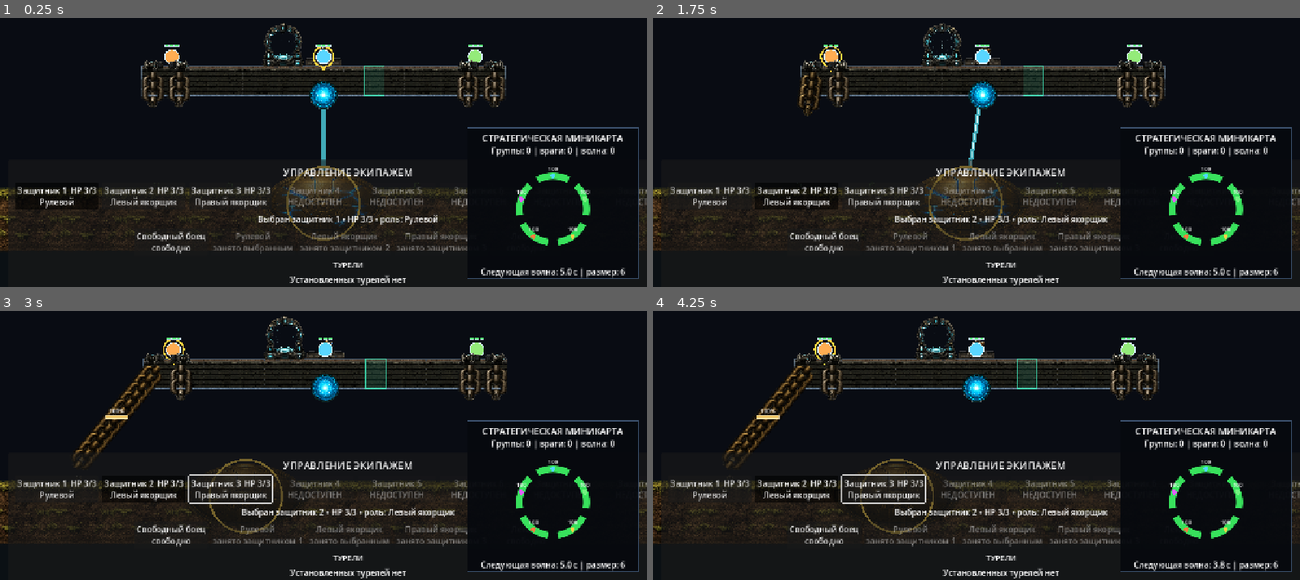
Above: before the commit, frames 1-4 (two rows, left to right).
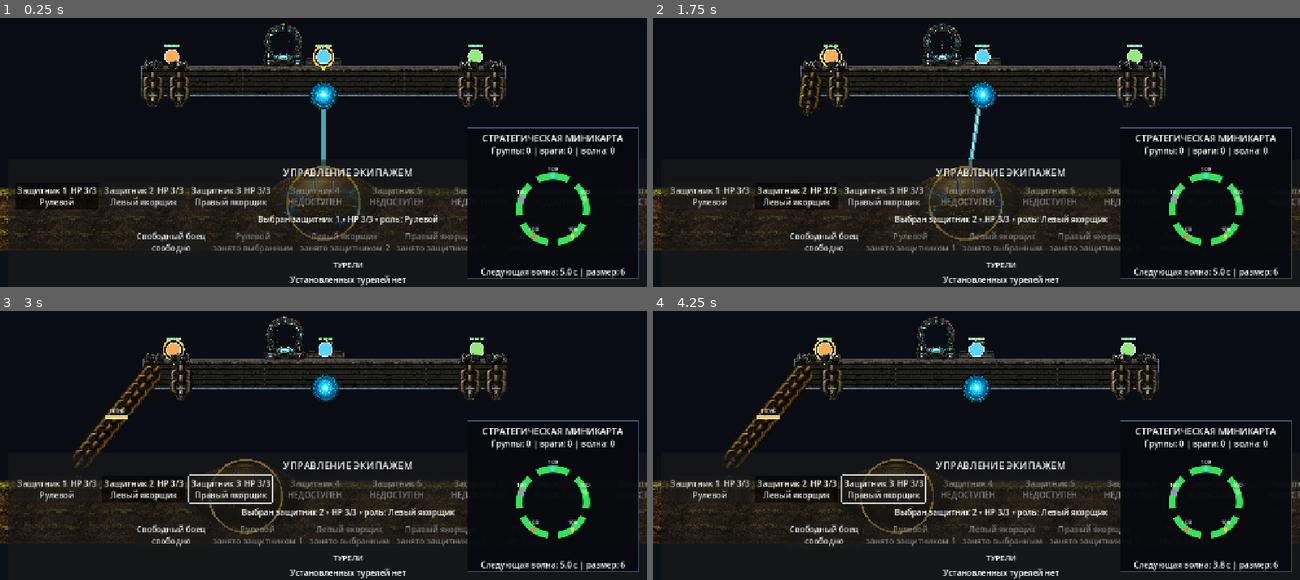
Above: after the commit, the same moments.

Repository: bageus/GloryProtect
Game: Godot game, scene res://scenes/game/game_root_with_flyers.tscn
Two runs of this game, one before a commit and one after it. Both use one fixed random seed, a clock stepped at 60 frames per second and the inputs below.
Inputs (mouse positions are in pixels of both pictures, inside the frame that each line leads up to):
- Up to frame 1 (0.25 s): no input
- Up to frame 2 (1.75 s): click "Защитник 1 HP 3/3 Рулевой" at 0.5 s; tap Enter (ui_accept) at 1.25, 1.52 s; move the mouse to (1118, 87) at 1.27 s; hold Right (ui_right) from 1.28 s (still down); tap 1 at 1.35 s; click (1118, 87) at 1.42 s
- Up to frame 3 (3 s): release Right (ui_right) at 2 s; drag from (194, 415) to (291, 469) at 2.02 s; move the mouse to (388, 319) at 2.77 s; hold Right (ui_right) from 2.78 s (still down); tap 3 at 2.85 s
- Up to frame 4 (4.25 s): release Right (ui_right) at 3.5 s; drag from (944, 469) to (782, 343) at 3.52 s

The runs differ from the first frame. In frame 1, 0.1% of the frame differs, in the area x 56-60%, y 17-30%; in frame 2, 0.1%; in frame 3, 0.2%; in frame 4, 0.2%.
Error after the commit: Parse Error: Could not resolve class "TurretVisualController", because of a parser error. (res://scripts/buildables/buildable_grid_visual.gd:43)

Commit message:
Use turret post asset with cropped alpha bounds

Diff:
--- a/scripts/turrets/turret_visual_controller.gd
+++ b/scripts/turrets/turret_visual_controller.gd
@@ -1,5 +1,13 @@
 class_name TurretVisualController
 extends Node2D
+
+const TURRET_POST_TEXTURE: Texture2D = preload(
+	"res://visual/objects/asset_object_turret_post.png"
+)
+const ALPHA_CROP_THRESHOLD: float = 0.08
+
+@export_range(0.05, 0.5, 0.01) var turret_asset_scale: float = 0.24
+@export var turret_surface_offset: Vector2 = Vector2.ZERO
 
 var _visuals: Dictionary[int, TurretVisualRuntime] = {}
 var _platform: PlatformController
@@ -9,6 +17,7 @@
 var _enemies: BoardingEnemyRegistry
 var _balance: BuildableBalance
 var _configured: bool = false
+var _turret_source_rect: Rect2
 
 
 func configure(
@@ -31,6 +40,7 @@
 func _ready() -> void:
 	assert(_configured, "TurretVisualController must be configured")
 	assert(_balance != null, "TurretVisualController requires BuildableBalance")
+	_turret_source_rect = _get_alpha_bounds(TURRET_POST_TEXTURE)
 	_turrets.turret_registered.connect(_on_turret_registered)
 	_turrets.turret_removed.connect(_on_turret_removed)
 	_turrets.shot_started.connect(_on_shot_started)
@@ -138,39 +148,21 @@
 	var alpha: float = _balance.turret_inactive_alpha
 	if operational:
 		alpha = 1.0
-	var width: float = _balance.turret_width
-	var height: float = _balance.turret_height
-	var bottom_y: float = pivot.y + height * 0.58
-	var base_rect := Rect2(
-		Vector2(pivot.x - width * 0.5, bottom_y - 12.0),
-		Vector2(width, 12.0)
-	)
-	draw_rect(base_rect, _with_alpha(Color(0.25, 0.31, 0.42), alpha), true)
-	draw_rect(
-		base_rect,
-		_with_alpha(Color(0.68, 0.82, 0.96), alpha),
-		false,
-		2.0
-	)
-	draw_line(
-		Vector2(pivot.x, base_rect.position.y),
-		pivot,
-		_with_alpha(Color(0.52, 0.65, 0.78), alpha),
-		8.0
-	)
-	draw_circle(
-		pivot,
-		width * 0.28,
-		_with_alpha(Color(0.22, 0.48, 0.67), alpha)
-	)
-	draw_arc(
-		pivot,
-		width * 0.28,
-		0.0,
-		TAU,
-		24,
-		_with_alpha(Color(0.76, 0.93, 1.0), alpha),
-		2.0
+
+	var asset_size: Vector2 = _turret_source_rect.size * turret_asset_scale
+	var bottom_center := Vector2(
+		pivot.x + turret_surface_offset.x,
+		_balance.turret_bottom_y + turret_surface_offset.y
+	)
+	var asset_rect := Rect2(
+		bottom_center - Vector2(asset_size.x * 0.5, asset_size.y),
+		asset_size
+	)
+	draw_texture_rect_region(
+		TURRET_POST_TEXTURE,
+		asset_rect,
+		_turret_source_rect,
+		Color(1.0, 1.0, 1.0, alpha)
 	)
 
 	var aim_direction: Vector2 = _get_aim_direction(pivot, runtime)
@@ -180,12 +172,6 @@
 		_balance.turret_barrel_length - recoil
 	)
 	var muzzle: Vector2 = pivot + aim_direction * barrel_length
-	draw_line(
-		pivot,
-		muzzle,
-		_with_alpha(Color(0.62, 0.82, 0.94), alpha),
-		7.0
-	)
 
 	if firing:
 		_draw_charge(buildable_id, pivot, muzzle)
@@ -195,16 +181,17 @@
 	var indicator_color := Color(0.25, 0.95, 0.75, alpha)
 	if not operational:
 		indicator_color = Color(1.0, 0.35, 0.25, alpha)
-	draw_circle(pivot + Vector2(0.0, width * 0.4), 3.5, indicator_color)
+	draw_circle(
+		asset_rect.position + Vector2(asset_rect.size.x * 0.5, 8.0),
+		3.5,
+		indicator_color
+	)
 
 	if selected:
-		draw_arc(
-			pivot,
-			width * 0.44,
-			0.0,
-			TAU,
-			32,
+		draw_rect(
+			asset_rect.grow(4.0),
 			Color(1.0, 0.84, 0.3),
+			false,
 			3.0
 		)
 
@@ -319,10 +306,6 @@
 		0.0,
 		1.0
 	)
-
-
-func _with_alpha(color: Color, alpha: float) -> Color:
-	return Color(color.r, color.g, color.b, color.a * alpha)
 
 
 func _update_target_position(runtime: TurretVisualRuntime) -> void:
@@ -401,3 +384,35 @@
 
 func _on_selected_turret_changed(_buildable_id: int) -> void:
 	queue_redraw()
+
+
+func _get_alpha_bounds(texture: Texture2D) -> Rect2:
+	var image: Image = texture.get_image()
+	if image == null or image.is_empty():
+		return Rect2(Vector2.ZERO, texture.get_size())
+
+	var width: int = image.get_width()
+	var height: int = image.get_height()
+	var min_x: int = width
+	var min_y: int = height
+	var max_x: int = -1
+	var max_y: int = -1
+
+	for y: int in range(height):
+		for x: int in range(width):
+			if image.get_pixel(x, y).a <= ALPHA_CROP_THRESHOLD:
+				continue
+			min_x = mini(min_x, x)
+			min_y = mini(min_y, y)
+			max_x = maxi(max_x, x)
+			max_y = maxi(max_y, y)
+
+	if max_x < min_x or max_y < min_y:
+		return Rect2(Vector2.ZERO, texture.get_size())
+
+	return Rect2(
+		Vector2(float(min_x), float(min_y)),
+		Vector2(
+			float(max_x - min_x + 1),
+			float(max_y - min_y + 1)
+		)
